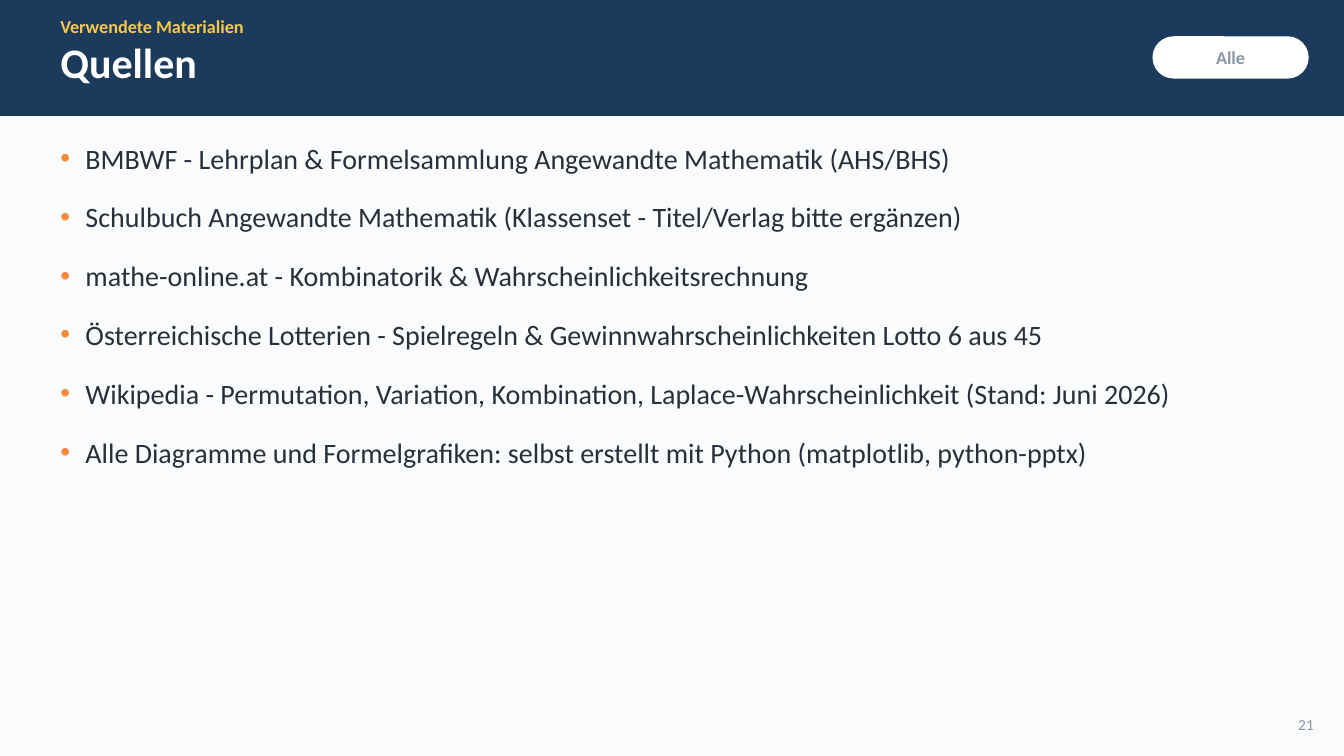
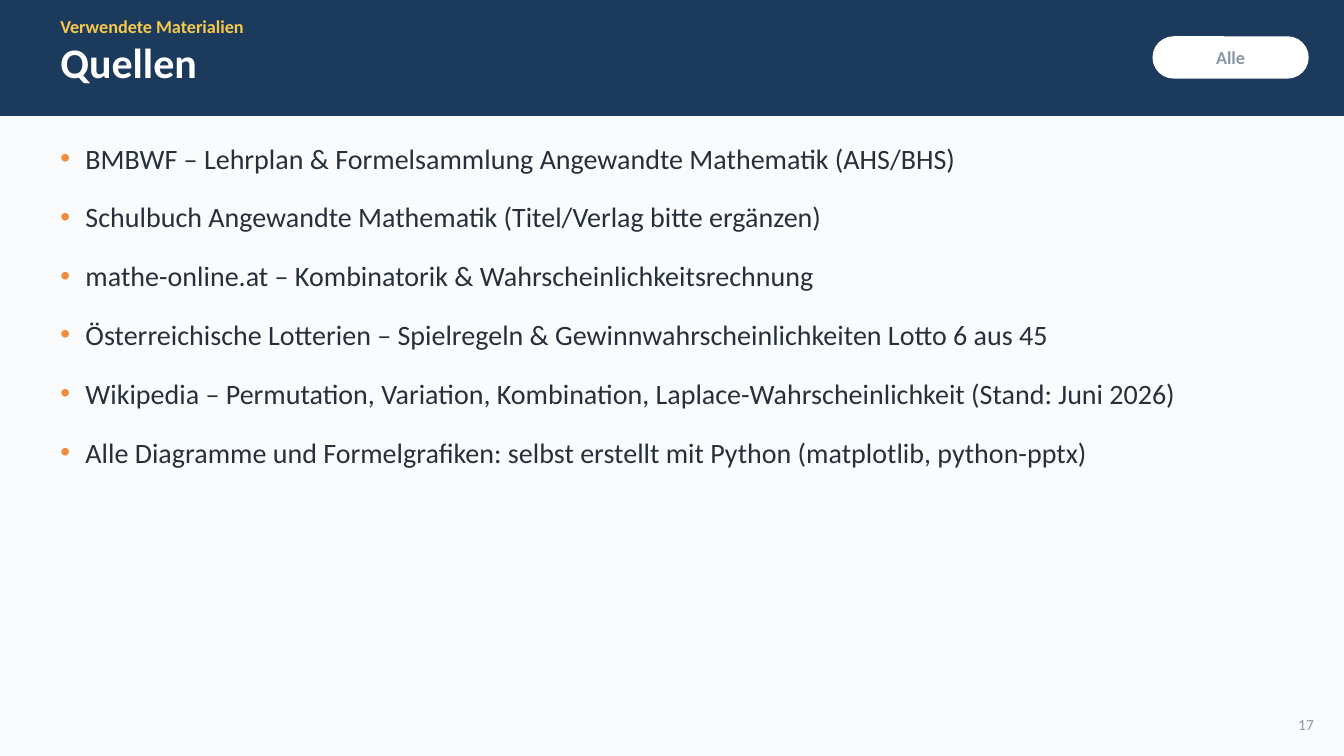
Before and after one commit to simonschick240308-hash/stuff4staff-upgrade, a slide deck: slide 17 of kombinatorik-praesentation/kombinatorik_praesentation.pptx (slide 21 before the commit). Drawn at 1344x756 pixels with LibreOffice and Linux fonts; fonts in the diff are those of the drawing. Boxes give left, top, right and bottom in pixels: in the first picture for what was removed or moved away, otherwise in the second. Text is boxed around its words. In the diff, an @@ line names an element or a change of style, - is before the commit and + after.

```diff
--- a/kombinatorik-praesentation/kombinatorik_praesentation.pptx
+++ b/kombinatorik-praesentation/kombinatorik_praesentation.pptx
@@ text at [85,148,1174,409]: text changed @@
-• BMBWF - Lehrplan & Formelsammlung Angewandte Mathematik (AHS/BHS)
-• Schulbuch Angewandte Mathematik (Klassenset - Titel/Verlag bitte ergänzen)
-• mathe-online.at - Kombinatorik & Wahrscheinlichkeitsrechnung
-• Österreichische Lotterien - Spielregeln & Gewinnwahrscheinlichkeiten Lotto 6 aus 45
-• Wikipedia - Permutation, Variation, Kombination, Laplace-Wahrscheinlichkeit (Stand: Juni 2026)
+• BMBWF – Lehrplan & Formelsammlung Angewandte Mathematik (AHS/BHS)
+• Schulbuch Angewandte Mathematik (Titel/Verlag bitte ergänzen)
+• mathe-online.at – Kombinatorik & Wahrscheinlichkeitsrechnung
+• Österreichische Lotterien – Spielregeln & Gewinnwahrscheinlichkeiten Lotto 6 aus 45
+• Wikipedia – Permutation, Variation, Kombination, Laplace-Wahrscheinlichkeit (Stand: Juni 2026)
@@ text at [1298,720,1314,730]: text changed @@
-21
+17
```
Also in this commit, not shown: 8 other slides changed, 7 slides added, 11 slides removed, 5 other files.
